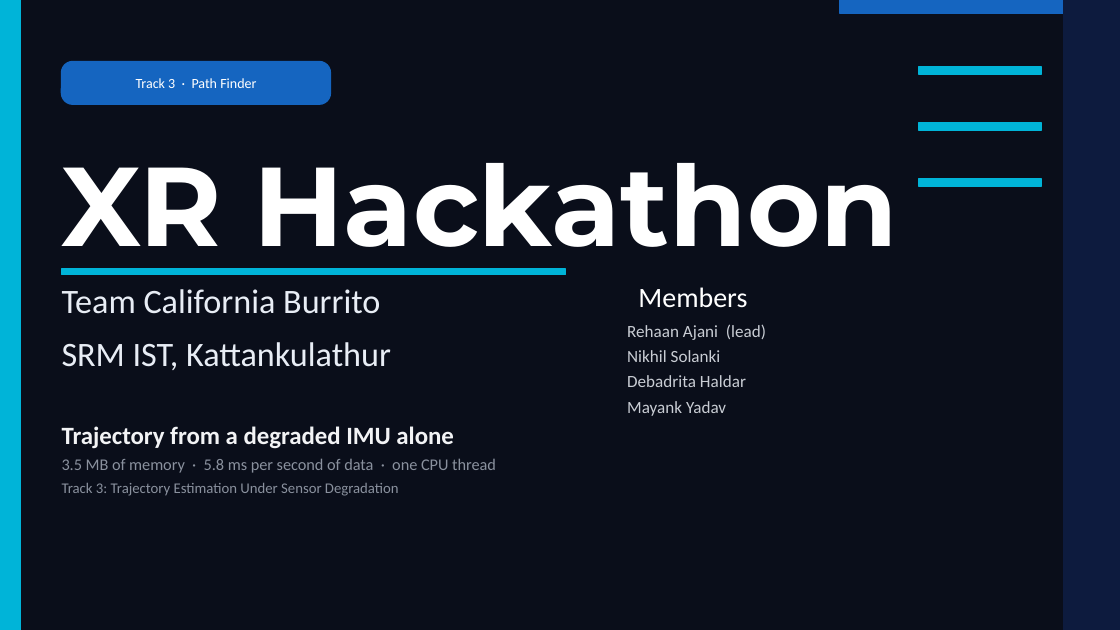
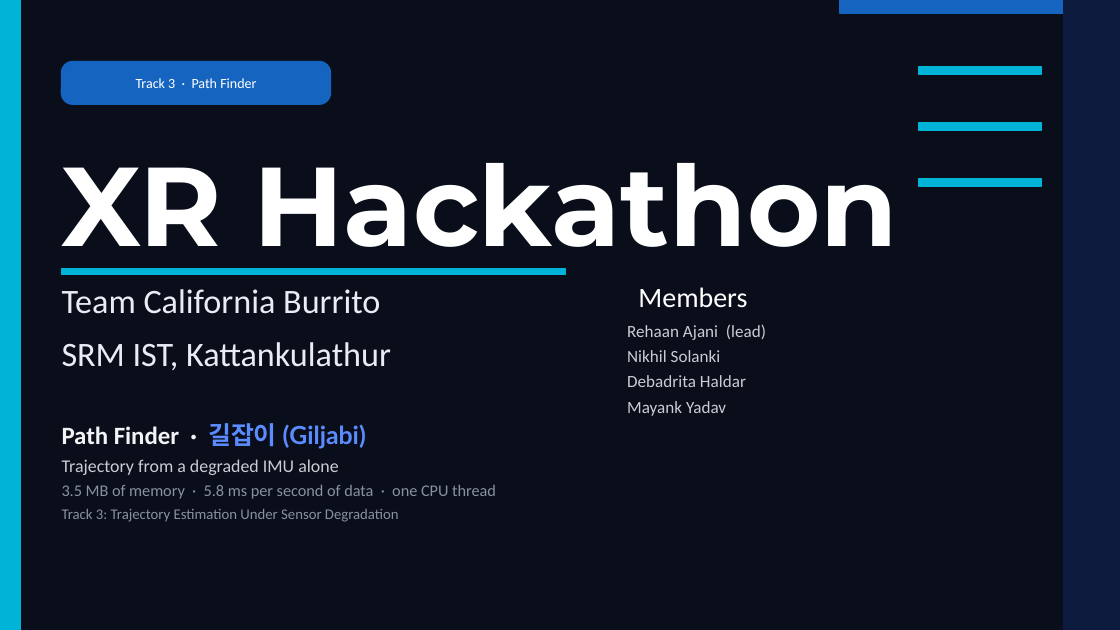
Before and after one commit to rehaanajani/pathfinder-xr, a slide deck: slide 1 of deck/SRMIST_CaliforniaBurrito.pptx. Drawn at 1120x630 pixels with LibreOffice and Linux fonts; fonts in the diff are those of the drawing. Boxes give left, top, right and bottom in pixels: in the first picture for what was removed or moved away, otherwise in the second. Text is boxed around its words. In the diff, an @@ line names an element or a change of style, - is before the commit and + after.

```diff
--- a/deck/SRMIST_CaliforniaBurrito.pptx
+++ b/deck/SRMIST_CaliforniaBurrito.pptx
@@ text at box(62, 423, 366, 449): paragraph added @@
+Path Finder · 길잡이 (Giljabi)
@@ text at box(62, 459, 338, 475): size 16 to 11.5 pt, text colour #F2F3F5 to #C9CDD4, bold off in "Trajectory from a degraded IMU alone" @@
```
Also in this commit, not shown: 4 other files.
